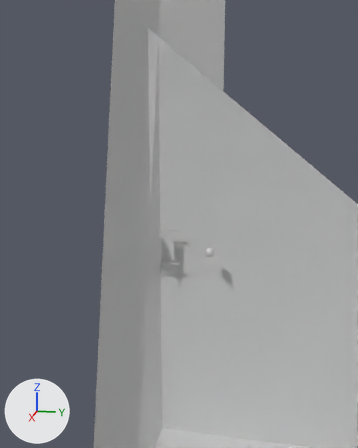
The COLLADA model build/assetpacker/assets/gameplay/goodshit.dae, before and after one commit.
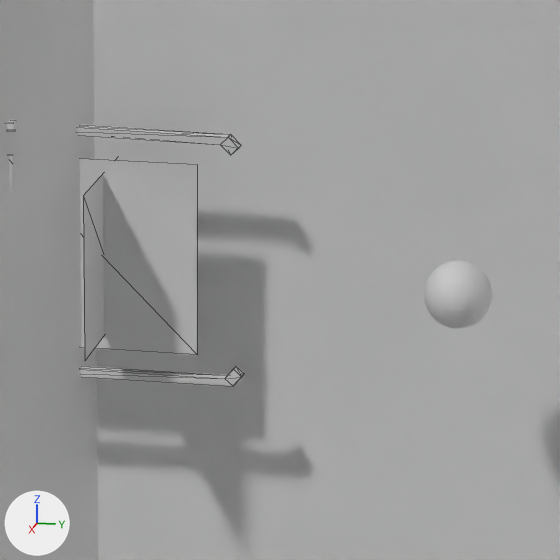
There are two pictures of each version: one from a 50 mm lens placed at (4.348, 1.036, 1.319), pointed at (-0.083, 0.149, 0.212), one close up on the part from 41% to 62% of the width and 47% to 64% of the height. Lighting does not change. The marker at lower left points along +X, +Y and +Z. The close-ups show mesh edges as thin lines. Everything nearer to the camera than a plane just in front of the edit is cut away.

The first close-up shows 'Plane', 'ball', 'cage', 'house', 'racket', 'shock'.
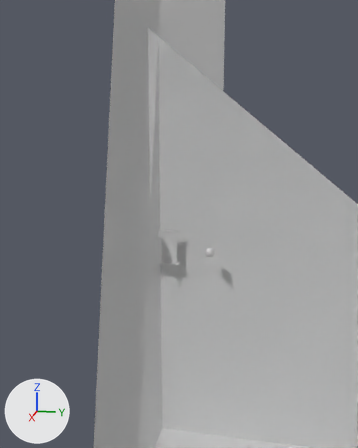
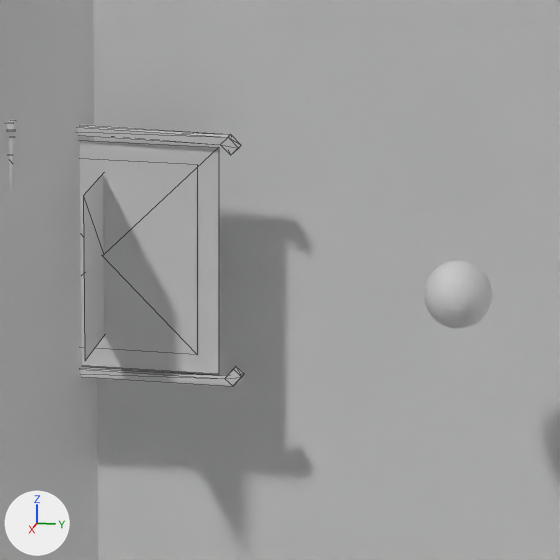
Commit message: added ring guide

Changed parts and their boxes [x1, y1, x2, y2] in the close-ups (560 x 560 px):
```json
{"object": "guide", "change": "added", "after": [9, 137, 219, 374]}
```

The change, as JSON lines over the scene's bpy script:
```json
{"op": "add", "block": "mat_guide", "code": ["mat_guide = principled_material('guide')", "mat_guide.base_color = (0.8, 0.8, 0.8)  # white #e7e7e7"]}
{"op": "add", "block": "me_plane_002", "code": ["me_plane_002 = bpy.data.meshes.new('Plane.002')", "me_plane_002.from_pydata([(0.0, -0.149, 0.149), (0.0, 0.149, 0.149), (0.0, -0.149, -0.149), (0.0, 0.149, -0.149)], [], [(1, 2, 0), (1, 3, 2)])", "me_plane_002.materials.append(mat_guide)  # its picture is missing"]}
{"op": "add", "block": "ob_guide", "code": ["ob_guide = bpy.data.objects.new('guide', me_plane_002)", "ob_guide.location = (0.0, 0.0, 0.0)"]}
```
